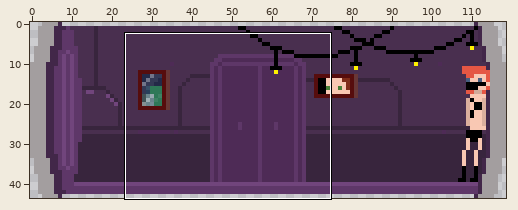
Sprite sheet: assets/images/hallwaybar.png. The picture above shows the old version from afar; the outline marks the close-up.
Close-up. First the earlier version:
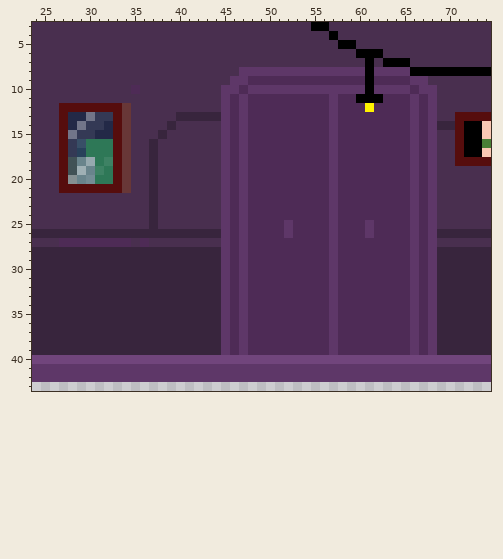
The file is 119x44 pixels. Shown: x 24..74, y 3..43.
And afterwards:
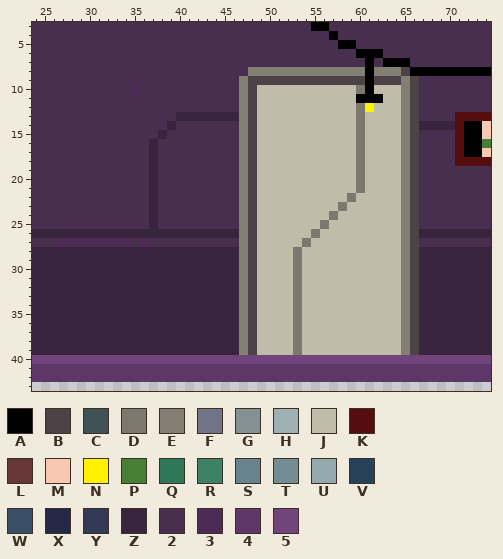
Palette (. is transparent): A #000000  B #4d4246  C #415256  D #7c786d  E #837f73  F #727589  G #859092  H #9fb0b5  J #bfbca9  K #560d0d  L #683737  M #f9c8b3  N #fff200  P #487f36  Q #2e7857  R #3e8264  S #69848c  T #748d95  U #96a9af  V #28415b  W #384f67  X #232947  Y #343955  Z #38253d  2 #492f4f  3 #4e2b56  4 #5e3768  5 #71457c
Change:
Changed rows in their new state; - is an unchanged pixel.
first column x 27:
 8 --------------------2EEEEEEEEEEEEE-EEEB---
 9 -------------------2EBBBBBBBBBBBBB-BBBEB2-
10 ------------------22EBJJJJJJJJJJJD-JJJEB22
11 ------------------22EBJJJJJJJJJJJ---JJEB22
12 22222222----------22EBJJJJJJJJJJJD-JJJEB22
13 22222222----------ZZEBJJJJJJJJJJJDJJJJEB22
14 22222222----------22EBJJJJJJJJJJJDJJJJEBZZ
15 22222222----------22EBJJJJJJJJJJJDJJJJEB22
16 22222222----------22EBJJJJJJJJJJJDJJJJEB22
17 22222222----------22EBJJJJJJJJJJJDJJJJEB22
18 22222222----------22EBJJJJJJJJJJJDJJJJEB22
19 22222222----------22EBJJJJJJJJJJJDJJJJEB22
20 22222222----------22EBJJJJJJJJJJJDJJJJEB22
21 22222222----------22EBJJJJJJJJJJJDJJJJEB22
22 ------------------22EBJJJJJJJJJJDJJJJJEB22
23 ------------------22EBJJJJJJJJJDJJJJJJEB22
24 ------------------22EBJJJJJJJJDJJJJJJJEB22
25 ------------------22EBJJJJJJJDJJJJJJJJEB22
26 ------------------ZZEBJJJJJJDJJJJJJJJJEBZZ
27 ------------------22EBJJJJJDJJJJJJJJJJEB22
28 ------------------ZZEBJJJJDJJJJJJJJJJJEBZZ
29 ------------------ZZEBJJJJDJJJJJJJJJJJEBZZ
30 ------------------ZZEBJJJJDJJJJJJJJJJJEBZZ
31 ------------------ZZEBJJJJDJJJJJJJJJJJEBZZ
32 ------------------ZZEBJJJJDJJJJJJJJJJJEBZZ
33 ------------------ZZEBJJJJDJJJJJJJJJJJEBZZ
34 ------------------ZZEBJJJJDJJJJJJJJJJJEBZZ
35 ------------------ZZEBJJJJDJJJJJJJJJJJEBZZ
36 ------------------ZZEBJJJJDJJJJJJJJJJJEBZZ
37 ------------------ZZEBJJJJDJJJJJJJJJJJEBZZ
38 ------------------ZZEBJJJJDJJJJJJJJJJJEBZZ
39 ------------------ZZEBJJJJDJJJJJJJJJJJEBZZ
Pixel boxes of the changes (left, top, right, bottom) in both close-ups:
changed: (221, 67, 437, 355)
changed: (59, 103, 131, 193)
